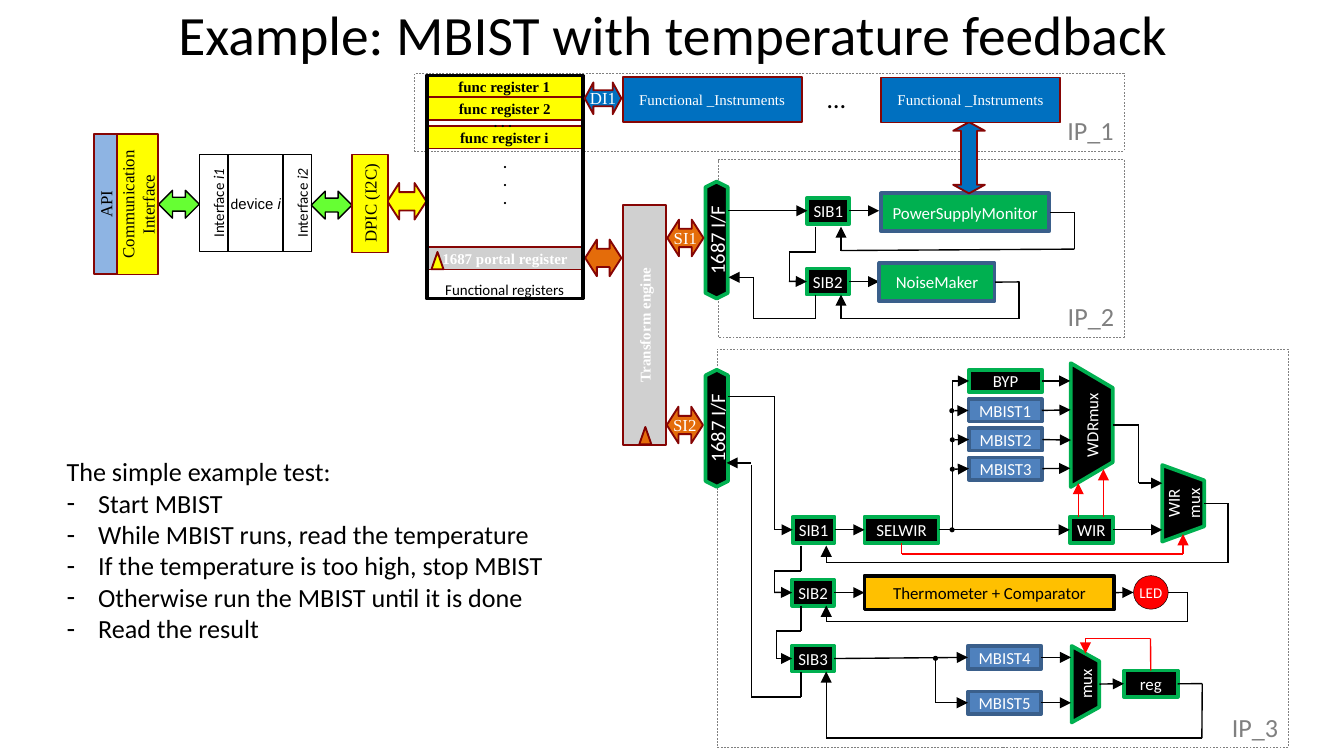
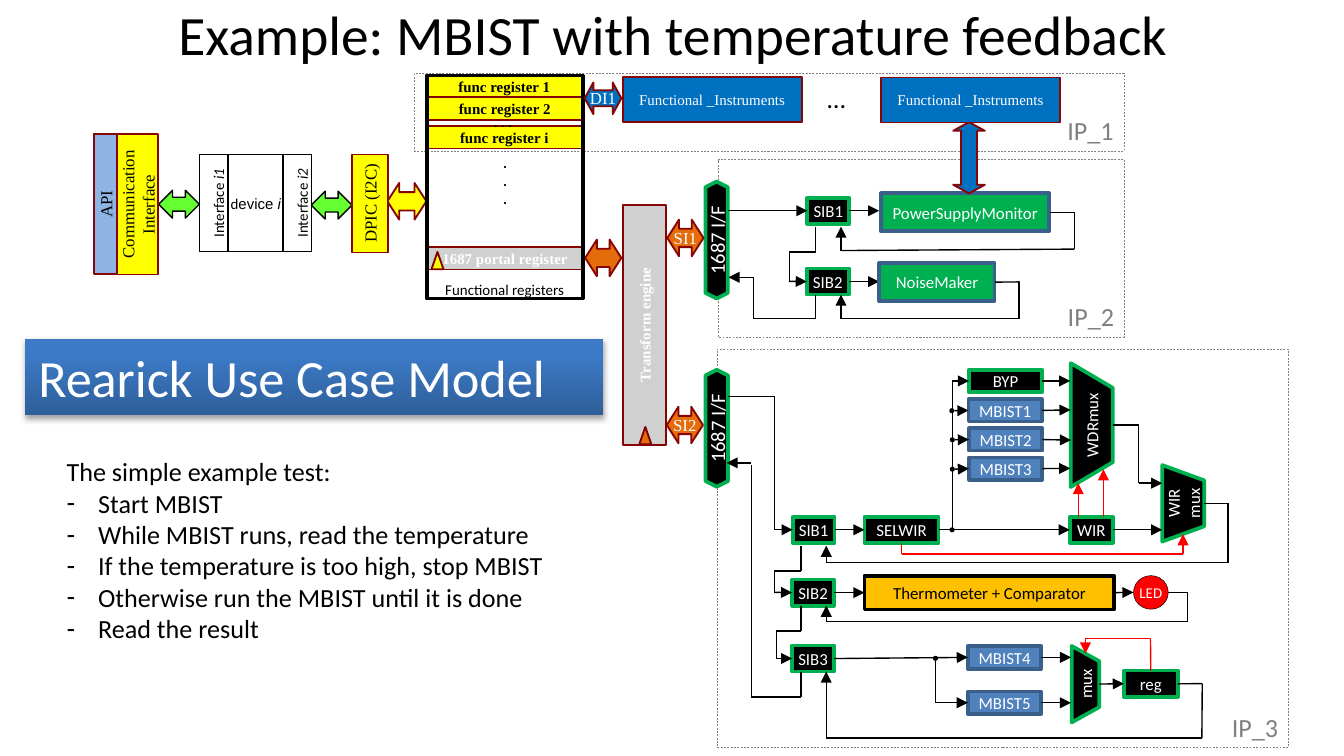
Before and after one commit to bradfordvt/P2654Simulations, a slide deck: slide 8 of docs/HLD.pptx (slide 2 before the commit). Drawn at 1344x756 pixels with LibreOffice and Linux fonts; fonts in the diff are those of the drawing; grey boxes stand for pictures. Boxes give left, top, right and bottom in pixels: in the first picture for what was removed or moved away, otherwise in the second. Text is boxed around its words. In the diff, an @@ line names an element or a change of style, - is before the commit and + after.

Commit message:
Updated HLD document to include latest view of models and architecture.  This second draft is to be shared with the IEEE P2654 team on 14 Oct 2019.

```diff
--- a/docs/HLD.pptx
+++ b/docs/HLD.pptx
@@ rectangle added at <box>26,339,603,415</box>, fill gradient #2F5F99 to #3D7CC7 to #3A7CCB, 28 pt, text #FFFFFF @@
+Rearick Use Case Model
```
Also in this commit, not shown: 14 other slides changed, 62 slides added.
